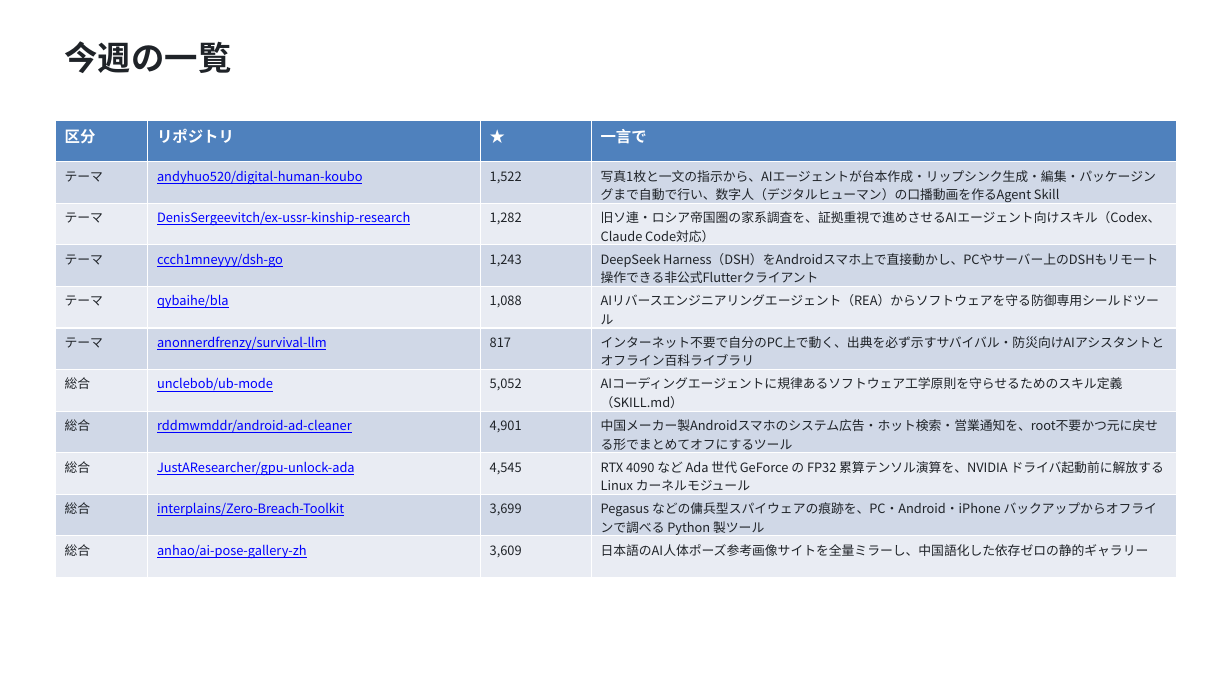
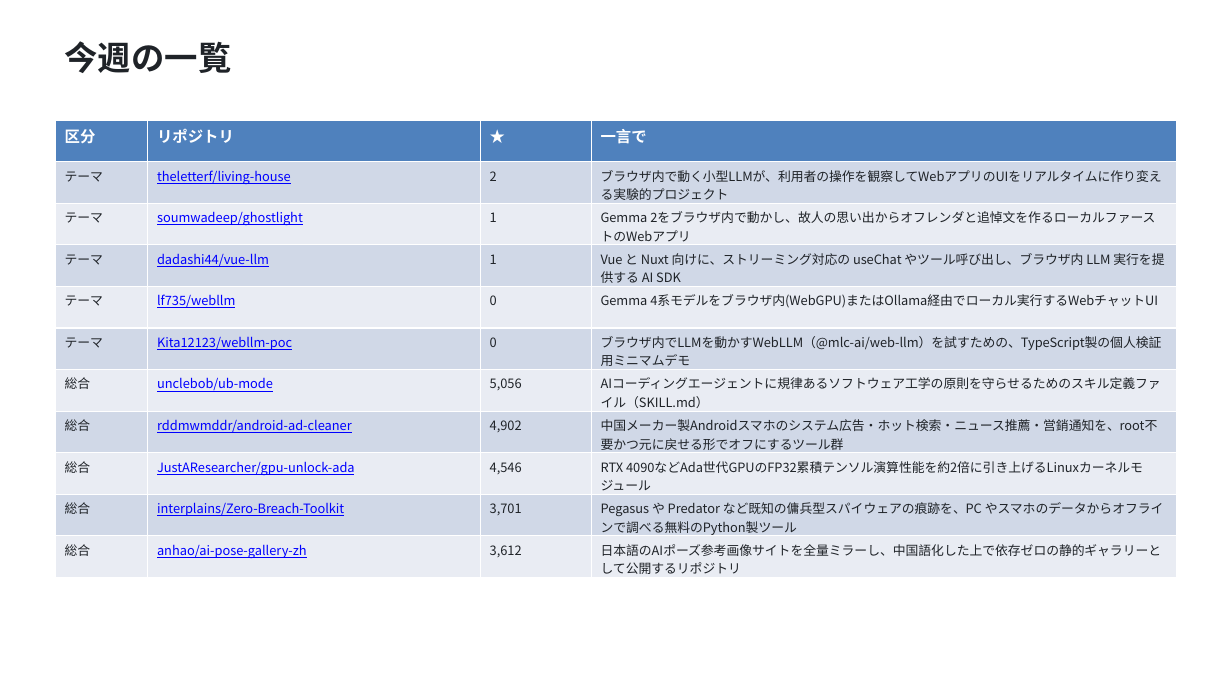
Before and after one commit to HORI-PNG/github_trend_checker, a slide deck: slide 2 of reports/2026-10-30/report.pptx. Drawn at 1232x693 pixels with LibreOffice and Linux fonts; fonts in the diff are those of the drawing. Boxes give left, top, right and bottom in pixels: in the first picture for what was removed or moved away, otherwise in the second. Text is boxed around its words. In the diff, an @@ line names an element or a change of style, - is before the commit and + after.

```diff
--- a/reports/2026-10-30/report.pptx
+++ b/reports/2026-10-30/report.pptx
@@ table at bbox=[55, 120, 1177, 578] @@
-row 2: テーマ | andyhuo520/digital-human-koubo | 1,522 | 写真1枚と一文の指示から、AIエージェントが台本作成・リップシンク生成・編集・パッケージングまで自動で行い、数字人（デジタルヒューマン）の口播動画を作るAgent Skill
+row 2: テーマ | theletterf/living-house | 2 | ブラウザ内で動く小型LLMが、利用者の操作を観察してWebアプリのUIをリアルタイムに作り変える実験的プロジェクト
-row 3: テーマ | DenisSergeevitch/ex-ussr-kinship-research | 1,282 | 旧ソ連・ロシア帝国圏の家系調査を、証拠重視で進めさせるAIエージェント向けスキル（Codex、Claude Code対応）
+row 3: テーマ | soumwadeep/ghostlight | 1 | Gemma 2をブラウザ内で動かし、故人の思い出からオフレンダと追悼文を作るローカルファーストのWebアプリ
-row 4: テーマ | ccch1mneyyy/dsh-go | 1,243 | DeepSeek Harness（DSH）をAndroidスマホ上で直接動かし、PCやサーバー上のDSHもリモート操作できる非公式Flutterクライアント
+row 4: テーマ | dadashi44/vue-llm | 1 | Vue と Nuxt 向けに、ストリーミング対応の useChat やツール呼び出し、ブラウザ内 LLM 実行を提供する AI SDK
-row 5: テーマ | qybaihe/bla | 1,088 | AIリバースエンジニアリングエージェント（REA）からソフトウェアを守る防御専用シールドツール
+row 5: テーマ | lf735/webllm | 0 | Gemma 4系モデルをブラウザ内(WebGPU)またはOllama経由でローカル実行するWebチャットUI
-row 6: テーマ | anonnerdfrenzy/survival-llm | 817 | インターネット不要で自分のPC上で動く、出典を必ず示すサバイバル・防災向けAIアシスタントとオフライン百科ライブラリ
+row 6: テーマ | Kita12123/webllm-poc | 0 | ブラウザ内でLLMを動かすWebLLM（@mlc-ai/web-llm）を試すための、TypeScript製の個人検証用ミニマムデモ
-row 7, column 3: 5,052
+row 7, column 3: 5,056
-row 7, column 4: AIコーディングエージェントに規律あるソフトウェア工学原則を守らせるためのスキル定義（SKILL.md）
+row 7, column 4: AIコーディングエージェントに規律あるソフトウェア工学の原則を守らせるためのスキル定義ファイル（SKILL.md）
-row 8, column 3: 4,901
+row 8, column 3: 4,902
-row 8, column 4: 中国メーカー製Androidスマホのシステム広告・ホット検索・営業通知を、root不要かつ元に戻せる形でまとめてオフにするツール
+row 8, column 4: 中国メーカー製Androidスマホのシステム広告・ホット検索・ニュース推薦・営銷通知を、root不要かつ元に戻せる形でオフにするツール群
-row 9, column 3: 4,545
+row 9, column 3: 4,546
-row 9, column 4: RTX 4090 など Ada 世代 GeForce の FP32 累算テンソル演算を、NVIDIA ドライバ起動前に解放する Linux カーネルモジュール
+row 9, column 4: RTX 4090などAda世代GPUのFP32累積テンソル演算性能を約2倍に引き上げるLinuxカーネルモジュール
-row 10, column 3: 3,699
+row 10, column 3: 3,701
-row 10, column 4: Pegasus などの傭兵型スパイウェアの痕跡を、PC・Android・iPhone バックアップからオフラインで調べる Python 製ツール
+row 10, column 4: Pegasus や Predator など既知の傭兵型スパイウェアの痕跡を、PC やスマホのデータからオフラインで調べる無料のPython製ツール
-row 11, column 3: 3,609
+row 11, column 3: 3,612
-row 11, column 4: 日本語のAI人体ポーズ参考画像サイトを全量ミラーし、中国語化した依存ゼロの静的ギャラリー
+row 11, column 4: 日本語のAIポーズ参考画像サイトを全量ミラーし、中国語化した上で依存ゼロの静的ギャラリーとして公開するリポジトリ
```
Also in this commit, not shown: 76 other slides changed, 1 slide added, 4 slides removed, 3 other files.
